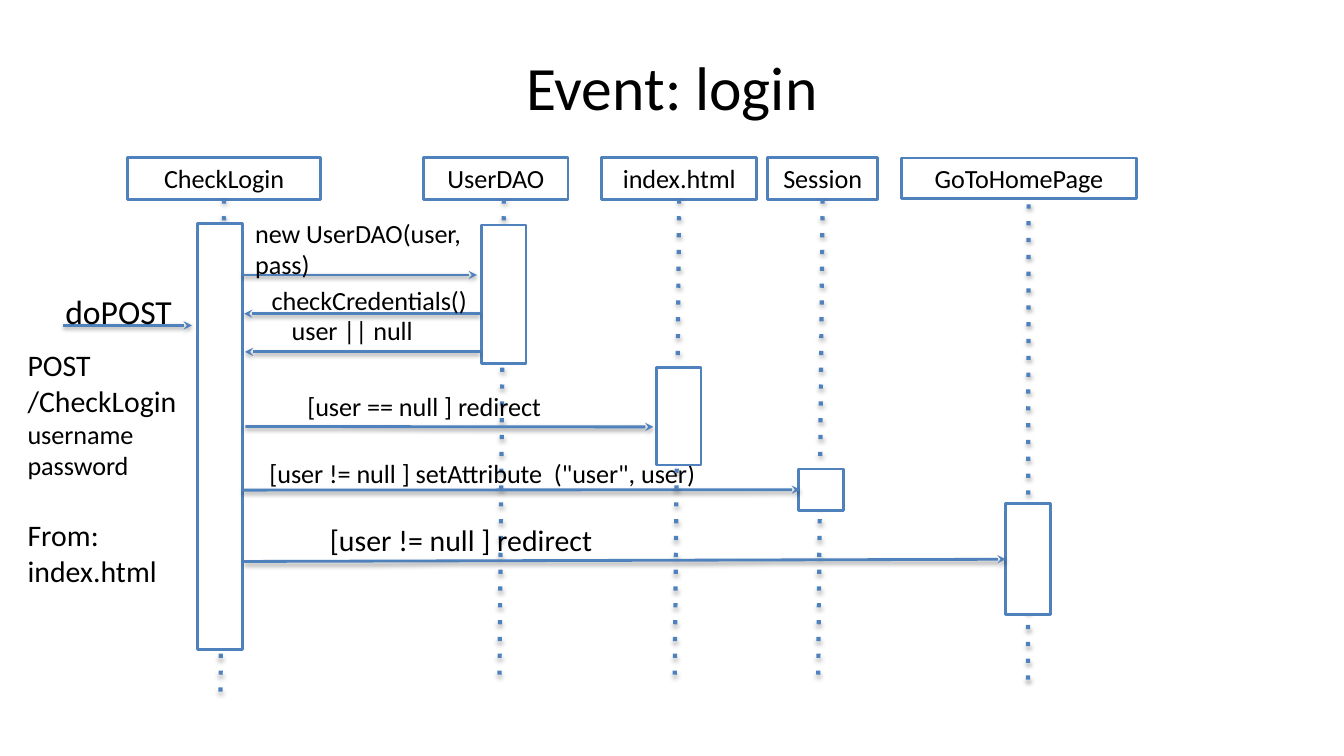
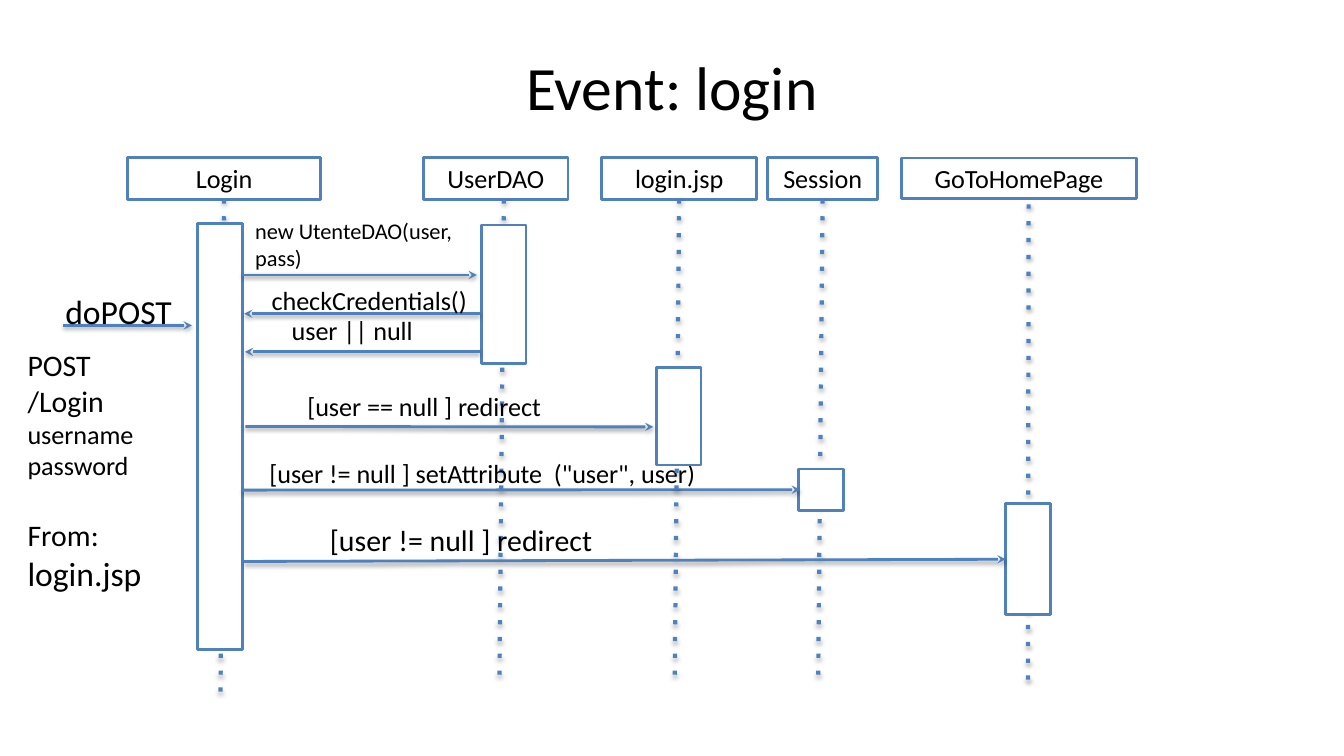
Before and after one commit to lotta98/Progetto5, a slide deck: slide 12 of ProgettoTIW.pptx. Drawn at 1344x756 pixels with LibreOffice and Linux fonts; fonts in the diff are those of the drawing. Boxes give left, top, right and bottom in pixels: in the first picture for what was removed or moved away, otherwise in the second. Text is boxed around its words. In the diff, an @@ line names an element or a change of style, - is before the commit and + after.

```diff
--- a/ProgettoTIW.pptx
+++ b/ProgettoTIW.pptx
@@ text in rectangle at [196,170,253,193]: text changed @@
-CheckLogin
+Login
@@ text in rectangle at [635,169,723,193]: text changed @@
-index.html
+login.jsp
@@ text at [255,223,452,270]: text changed; size 18.7 to 16 pt @@
-new UserDAO(user, pass)
+new UtenteDAO(user, pass)
@@ text at [28,391,104,417]: text changed @@
-/CheckLogin
+/Login
@@ text at [28,527,142,592]: text changed; size 21.3 to 24 pt @@
-From: index.html
+From: login.jsp
```
Also in this commit, not shown: 2 other slides changed.
